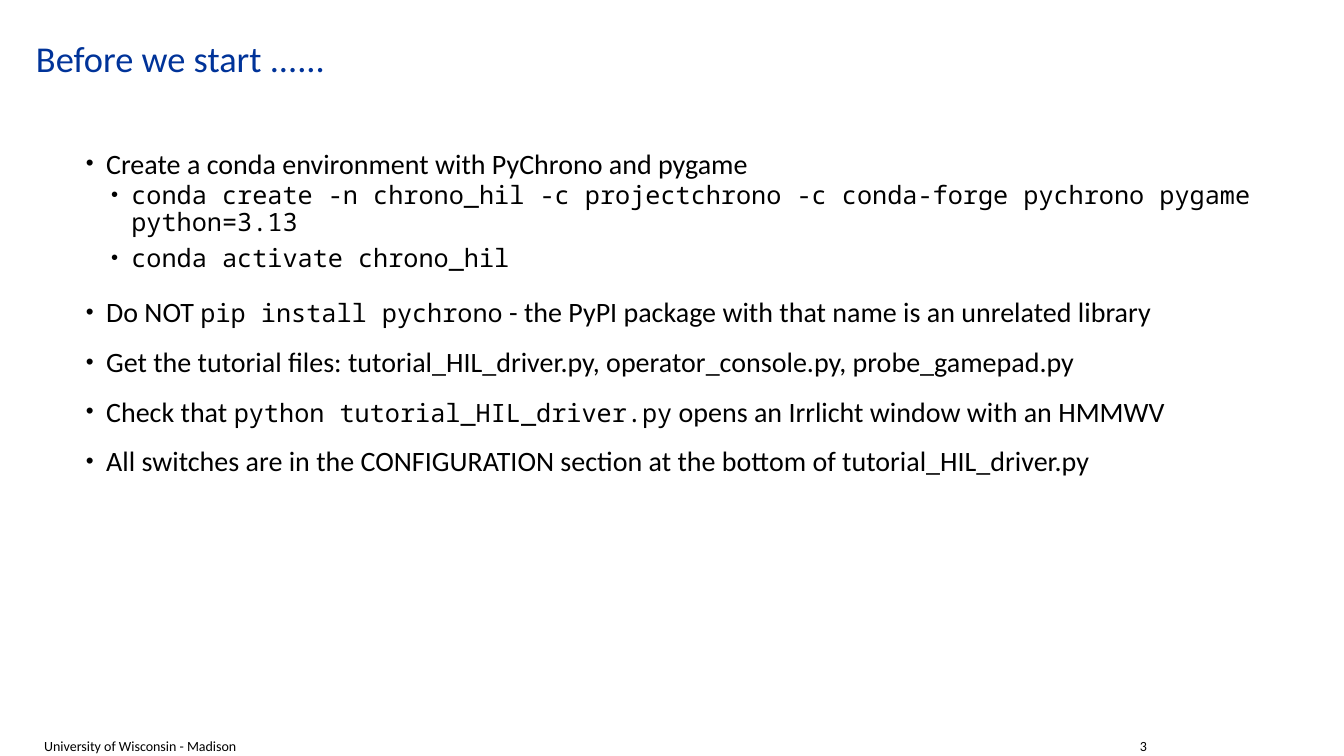
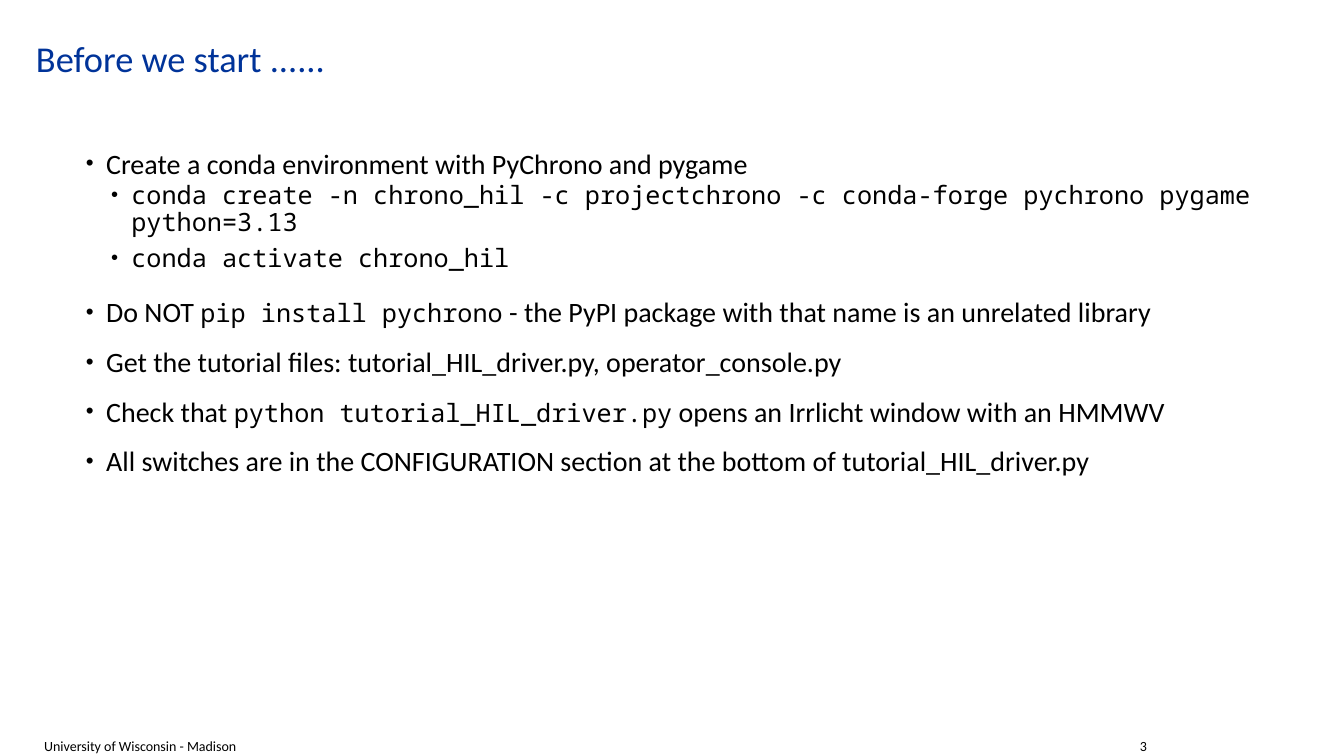
Before and after one commit to ksha23/chrono-hil-tutorial, a slide deck: slide 3 of tutorial_HIL_driver.pptx. Drawn at 1344x756 pixels with LibreOffice and Linux fonts; fonts in the diff are those of the drawing; background and template pictures are left out. Boxes give left, top, right and bottom in pixels: in the first picture for what was removed or moved away, otherwise in the second. Text is boxed around its words. In the diff, an @@ line names an element or a change of style, - is before the commit and + after.

```diff
--- a/tutorial_HIL_driver.pptx
+++ b/tutorial_HIL_driver.pptx
@@ text at (106,352,841,377): text changed @@
-• Get the tutorial files: tutorial_HIL_driver.py, operator_console.py, probe_gamepad.py
+• Get the tutorial files: tutorial_HIL_driver.py, operator_console.py
```
